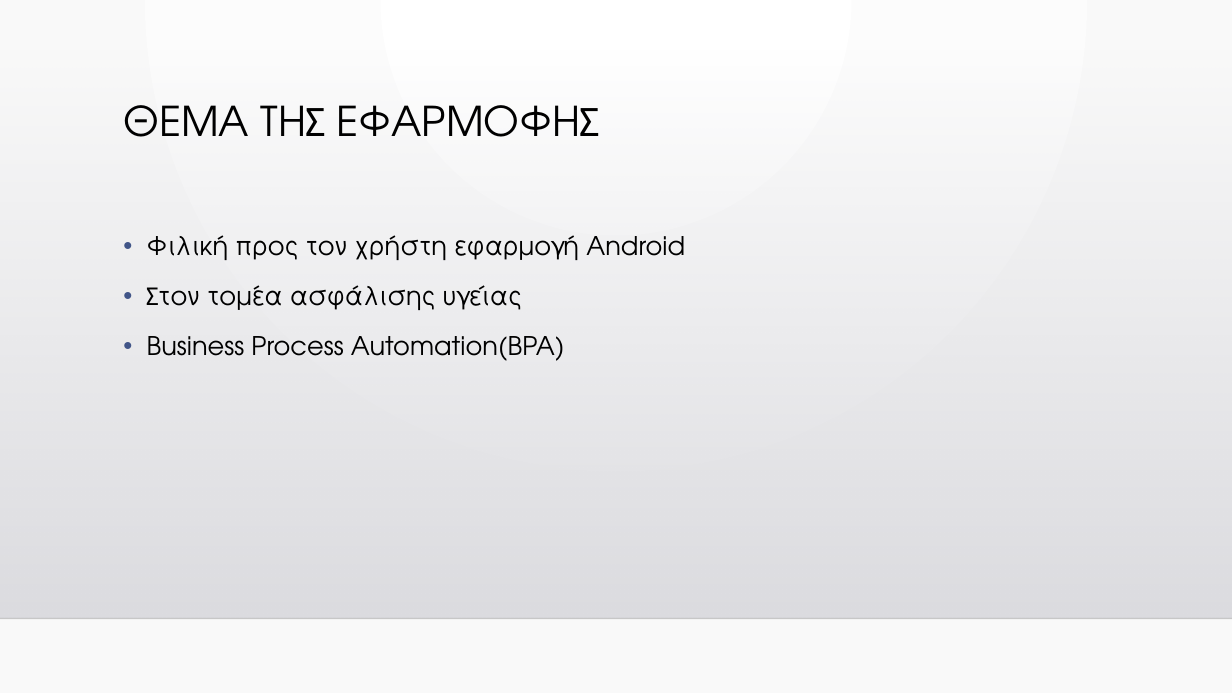
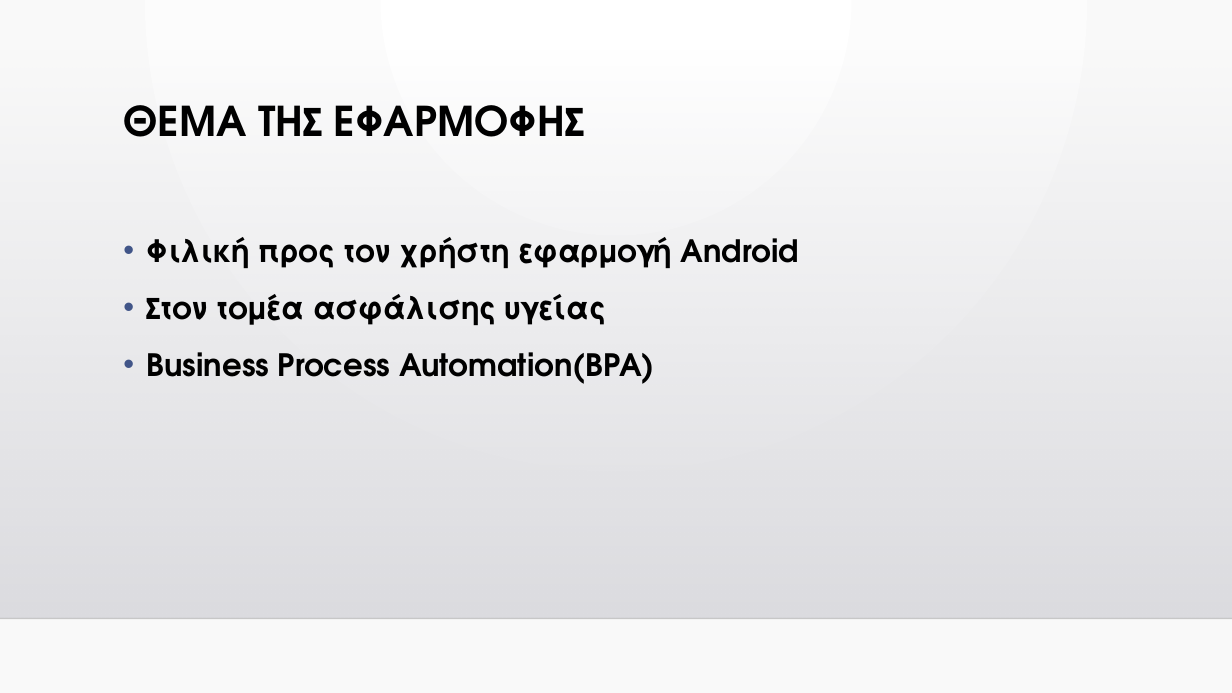
Before and after one commit to hackathon-cyinsurtech/Flash, a slide deck: slide 3 of Presentation.pptx. Drawn at 1232x693 pixels with LibreOffice and Linux fonts; fonts in the diff are those of the drawing; background and template pictures are left out. Boxes give left, top, right and bottom in pixels: in the first picture for what was removed or moved away, otherwise in the second. Text is boxed around its words. In the diff, an @@ line names an element or a change of style, - is before the commit and + after.

```diff
--- a/Presentation.pptx
+++ b/Presentation.pptx
@@ title "ΘΕΜΑ ΤΗΣ ΕΦΑΡΜΟΦΗΣ" at [123,105,584,137]: bold on @@
@@ text "Φιλική προς τον χρήστη εφαρμογή ..." at [147,237,799,384]: size 20 to 24 pt, bold on @@
```
Also in this commit, not shown: 6 other slides changed.
